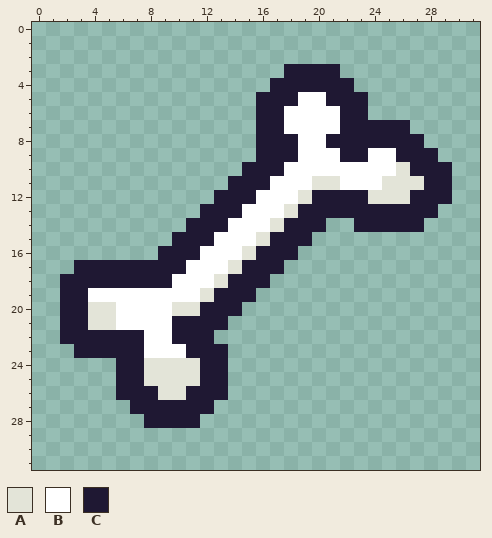
One commit to this pixel-art sprite: res/img/bone.png. The picture above was drawn from the file before the commit.
The file is 32x32 pixels.
Palette (. is transparent): A #e3e4d8  B #ffffff  C #1f1833
Now the later version:
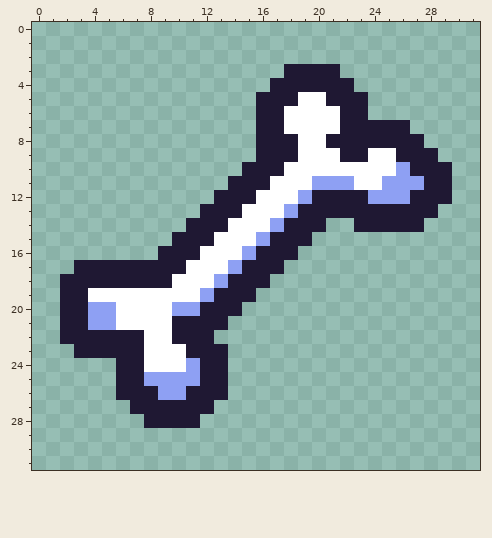
Changes in this commit:
{"colour":"A","old":"#e3e4d8","new":"#8ea0f3"}
{"y":11,"x":22,"old":"B","new":"A"}
{"y":24,"x":8,"old":"AAA","new":"BBB"}
